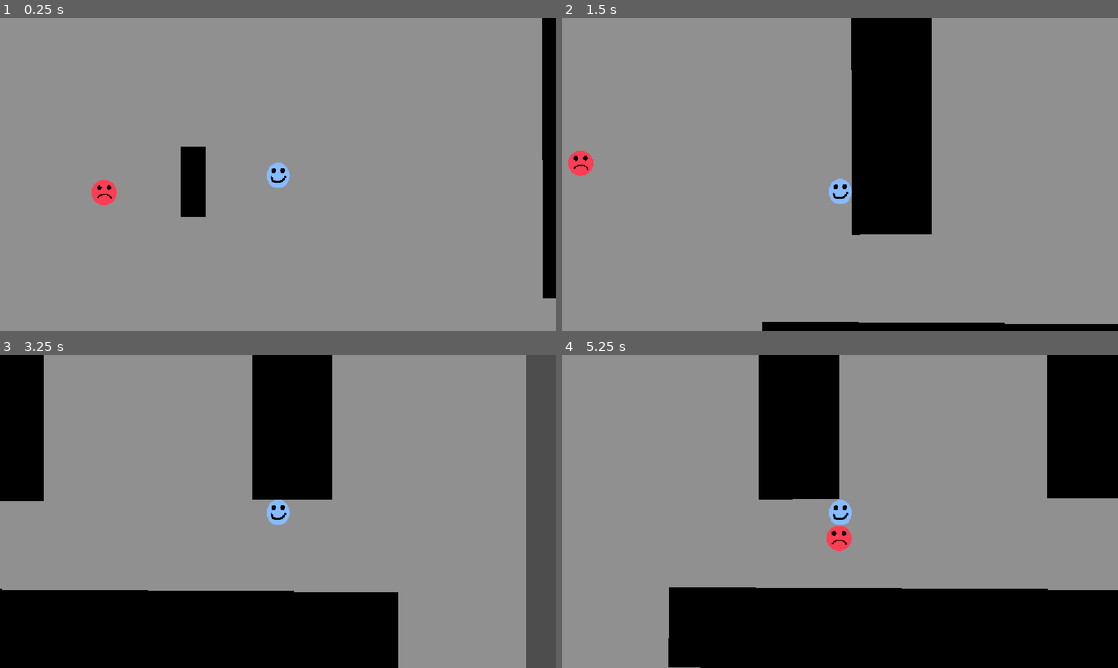
Above: before the commit, frames 1-4 (two rows, left to right).
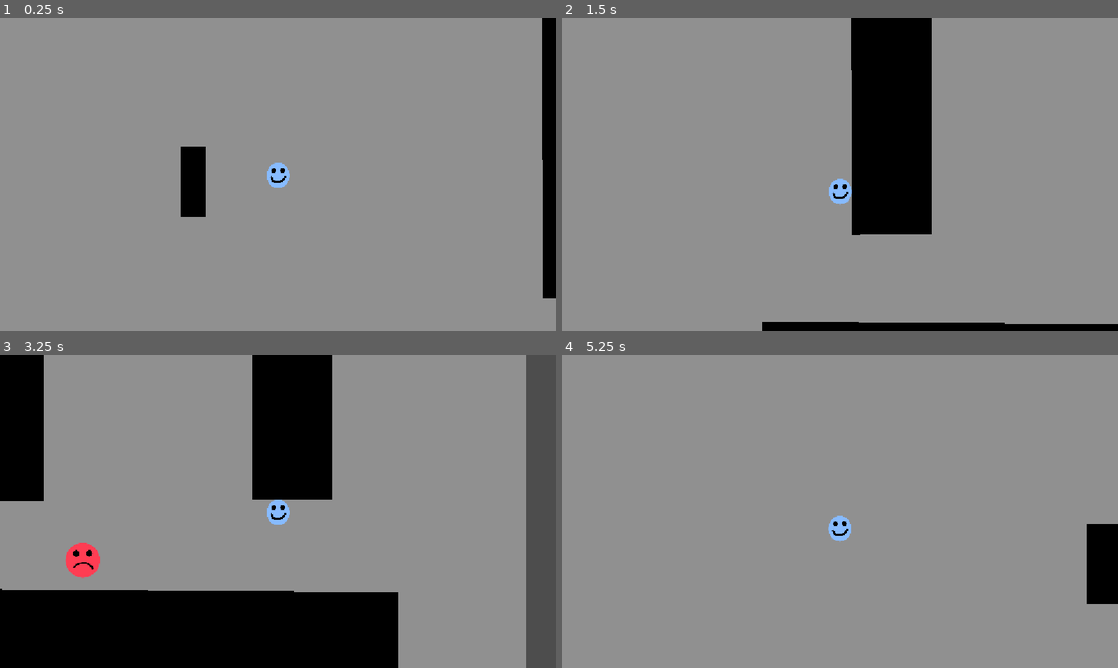
Above: after the commit, the same moments.

Repository: timothytse13/HvP
Game: Godot game, scene res://scene/main.tscn
Two runs of this game, one before a commit and one after it. Both use one fixed random seed, a clock stepped at 60 frames per second and the inputs below.
Inputs:
- Up to frame 1 (0.25 s): no input
- Up to frame 2 (1.5 s): hold D (right) 0.53-1.28 s; hold S (down) from 1.28 s (still down)
- Up to frame 3 (3.25 s): release S (down) at 2.03 s; hold D (right) 2.03-2.78 s; hold W (up) from 2.78 s (still down)
- Up to frame 4 (5.25 s): release W (up) at 3.53 s; hold A (left) 3.53-5.03 s; hold S (down) from 5.03 s (still down)

The runs differ from the first frame. In frame 1, 0.3% of the frame differs, in the area x 16-21%, y 51-60%; in frame 2, 0.3%; in frame 3, 0.5%; in frame 4, 35%, in the area x 19-100%, y 0-100%.

Commit message:
Added enemy spawning logic

Diff:
--- a/scene/enemy.gd
+++ b/scene/enemy.gd
@@ -6,21 +6,21 @@
 @onready var nav_agent: NavigationAgent2D = $NavigationAgent2D
 
 var player: CharacterBody2D
+var enemy_scene: PackedScene = preload("res://scene/enemy.tscn")
+
 
 func _ready() -> void:
 	player = get_parent().get_node("Player")
 
-# TODO: remember to consolodate layer masks for collisions later
-#  		also remember to to make player camera restricted to border (so it doesn't show offmap items
 func _physics_process(delta: float) -> void:
 	if not player:
 		return
-	print("Found player")
+	#print("Found player")
 	nav_agent.target_position = player.global_position
 	var next_position = nav_agent.get_next_path_position()
 	var direction = global_position.direction_to(next_position)
 
-	print("enemy: ", global_position, " | Next: ", next_position, " | Direction: ", direction)
+	#print("enemy: ", global_position, " | Next: ", next_position, " | Direction: ", direction)
 
 	velocity = direction * SPEED
 	move_and_slide()
--- a/scene/enemy.tscn
+++ b/scene/enemy.tscn
@@ -7,16 +7,26 @@
 radius = 12.0
 height = 24.0
 
+[sub_resource type="CapsuleShape2D" id="CapsuleShape2D_h6au5"]
+radius = 12.0
+height = 24.0
+
 [node name="Enemy" type="CharacterBody2D" unique_id=81298573]
 script = ExtResource("1_f87vc")
+
+[node name="CollisionShape2D" type="CollisionShape2D" parent="." unique_id=1290400799]
+position = Vector2(0, 1)
+shape = SubResource("CapsuleShape2D_a4kta")
 
 [node name="Sprite2D" type="Sprite2D" parent="." unique_id=1155139613]
 position = Vector2(9.5, 11.000002)
 scale = Vector2(0.13125, 0.13333334)
 texture = ExtResource("1_h08p8")
 
-[node name="CollisionShape2D" type="CollisionShape2D" parent="." unique_id=1290400799]
+[node name="NavigationAgent2D" type="NavigationAgent2D" parent="." unique_id=277578888]
+
+[node name="Area2D" type="Area2D" parent="." unique_id=795348011]
+
+[node name="CollisionShape2D" type="CollisionShape2D" parent="Area2D" unique_id=1502162954]
 position = Vector2(0, 1)
-shape = SubResource("CapsuleShape2D_a4kta")
-
-[node name="NavigationAgent2D" type="NavigationAgent2D" parent="." unique_id=277578888]
+shape = SubResource("CapsuleShape2D_h6au5")
--- /dev/null
+++ b/scene/main.gd
@@ -0,0 +1,25 @@
+extends Node2D
+
+var enemy_scene: PackedScene = preload("res://scene/enemy.tscn")
+var enemy_spawned : bool = false # Used to cap enemy spawn at 1
+
+# Called when the node enters the scene tree for the first time.
+func _ready() -> void:
+	pass # Replace with function body.
+
+
+# Called every frame. 'delta' is the elapsed time since the previous frame.
+func _process(delta: float) -> void:
+	pass
+
+
+
+func _on_enemy_spawn_timeout() -> void:
+	if enemy_spawned:
+		return
+	var enemy = enemy_scene.instantiate()
+	$Objects.add_child(enemy)
+	var pos = $EnemySpawnPos.get_children().pick_random()
+	enemy.position = pos.position
+	print("Enemy has spawned at: ", pos.name)
+	#enemy_spawned = true     # make sure to uncomment in real gameplay, spawn infinitely for debug purpose
--- a/scene/main.tscn
+++ b/scene/main.tscn
@@ -1,8 +1,8 @@
 [gd_scene format=3 uid="uid://srbuskkoe62a"]
 
+[ext_resource type="Script" uid="uid://c6yfcku0fwmau" path="res://scene/main.gd" id="1_brvut"]
 [ext_resource type="PackedScene" uid="uid://d1fpb7i0dtaii" path="res://scene/player.tscn" id="1_itxqv"]
 [ext_resource type="PackedScene" uid="uid://c3d6ubfw0vny2" path="res://scene/test_object.tscn" id="2_v0l8b"]
-[ext_resource type="PackedScene" uid="uid://bug3ewtbcshxk" path="res://scene/enemy.tscn" id="3_wp4xf"]
 
 [sub_resource type="RectangleShape2D" id="RectangleShape2D_a4kta"]
 size = Vector2(20, 657.5)
@@ -18,6 +18,7 @@
 agent_radius = 16.0
 
 [node name="Main" type="Node2D" unique_id=1013720349]
+script = ExtResource("1_brvut")
 
 [node name="ColorRect" type="ColorRect" parent="." unique_id=1491615867]
 offset_left = -6.0
@@ -32,12 +33,6 @@
 position = Vector2(575, 325)
 scale = Vector2(0.6672624, 0.726332)
 collision_mask = 6
-
-[node name="Enemy" parent="Objects" unique_id=81298573 instance=ExtResource("3_wp4xf")]
-position = Vector2(439, 322)
-scale = Vector2(0.7326332, 0.7261702)
-collision_layer = 2
-collision_mask = 5
 
 [node name="Boundary" type="Node2D" parent="." unique_id=263660475]
 
@@ -140,4 +135,27 @@
 collision_mask = 0
 
 [node name="NavigationRegion2D" type="NavigationRegion2D" parent="." unique_id=1565911227]
+position = Vector2(0, -3)
 navigation_polygon = SubResource("NavigationPolygon_wp4xf")
+
+[node name="Timer" type="Node" parent="." unique_id=1807241642]
+
+[node name="EnemySpawn" type="Timer" parent="Timer" unique_id=504428455]
+wait_time = 3.0
+autostart = true
+
+[node name="EnemySpawnPos" type="Node2D" parent="." unique_id=1731698693]
+position = Vector2(282, 132)
+
+[node name="Pos1" type="Marker2D" parent="EnemySpawnPos" unique_id=1538989454]
+
+[node name="Pos2" type="Marker2D" parent="EnemySpawnPos" unique_id=312858349]
+position = Vector2(605, -80)
+
+[node name="Pos3" type="Marker2D" parent="EnemySpawnPos" unique_id=1448337939]
+position = Vector2(-265, -106)
+
+[node name="Pos4" type="Marker2D" parent="EnemySpawnPos" unique_id=1890534312]
+position = Vector2(819, 454)
+
+[connection signal="timeout" from="Timer/EnemySpawn" to="." method="_on_enemy_spawn_timeout"]
Not shown, added: scene/main.gd.uid
